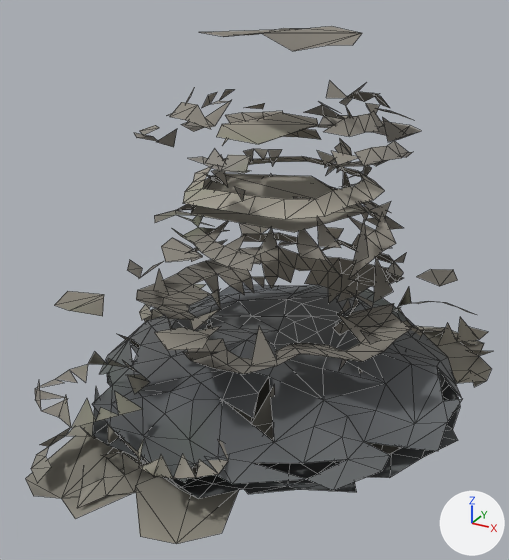
A saved change to the glTF model public/assets/models/searock_c_far.glb.
Rendered twice from a 50 mm camera at (5.01, -9.78, 6.77) aimed at (-0.37, 0.01, 1.88). The axes (+X, +Y, +Z) are drawn at lower right. The lights are the same throughout. The picture after the commit comes second. Mesh edges are drawn as thin lines. Vertices at exactly the same position are counted once.

The first picture shows 'searock_c'.
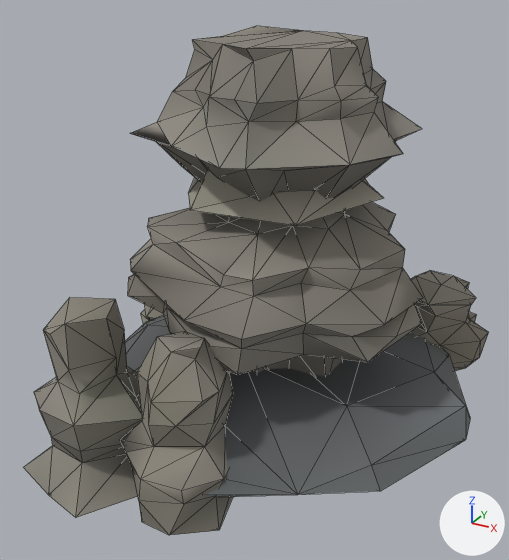
Where the change shows, as pixel boxes (x1, y1, x2, y2) in the pictures (509 x 560 px):
'searock_c', reshaped: before (25, 26, 493, 544); after (23, 26, 489, 535)
part 1 of me_searock_c_main, rebuilt (mostly hidden before): before (108, 324, 400, 454); after (125, 315, 470, 497)
part 2 of me_searock_c_main, rebuilt: before (183, 156, 385, 219); after (189, 169, 383, 226)
part 3 of me_searock_c_main, rebuilt: before (394, 287, 488, 346); after (411, 270, 489, 371)
part 4 of me_searock_c_main, added: after (128, 26, 423, 376)
part 5 of me_searock_c_main, added: after (23, 297, 142, 517)
part 6 of me_searock_c_main, added: after (120, 331, 233, 535)
part 7 of me_searock_c_main, added (mostly hidden): after (141, 305, 163, 324)
part 8 of me_searock_c_main, deleted: before (55, 81, 457, 479)
part 9 of me_searock_c_main, deleted: before (25, 84, 493, 544)
part 10 of me_searock_c_main, deleted: before (200, 26, 362, 51)

The edits, one by one:
me_searock_c_main is used by ob_searock_c; location (0.0, 0.0, 0.0).
me_searock_c_main had 1256 vertices, 1193 faces and spanned x -4.38..3.4, y -4.02..4.56, z -1.06..6.01.
me_searock_c_main now has 517 vertices, 1006 faces and spans x -4.33..3.51, y -4.0..4.22, z -0.82..5.96.
me_searock_c_main part 1: the loose piece of 159 vertices spanning x -2.74..2.82, y -2.82..2.8, z -0.33..0.98 is rebuilt with 56 vertices and now spans x -3.22..3.51, y -3.36..3.63, z -0.82..1.08, in mat_rock_wet.
me_searock_c_main part 2: the loose piece of 36 vertices spanning x -1.57..1.63, y -1.43..1.73, z 3.59..3.78 is rebuilt with 23 vertices and now spans x -1.56..1.69, y -1.36..1.75, z 3.47..4.47.
me_searock_c_main part 3: the loose piece of 31 vertices spanning x 0.98..3.1, y 2.21..4.21, z -0.07..0.7 is rebuilt with 47 vertices and now spans x 1.03..3.11, y 2.22..4.22, z -0.53..1.22.
me_searock_c_main part 4: a new loose piece of 250 vertices spanning x -2.69..2.73, y -2.71..2.82, z -0.17..5.96, in mat_rock_stack.
me_searock_c_main part 5: a new loose piece of 47 vertices spanning x -2.65..-0.45, y -4.0..-1.74, z -0.52..2.34, in mat_rock_stack.
me_searock_c_main part 6: a new loose piece of 47 vertices spanning x -0.93..0.87, y -3.69..-2.01, z -0.5..2.19, in mat_rock_stack.
me_searock_c_main part 7: a new loose piece of 47 vertices spanning x -4.33..-2.21, y 0.99..3.19, z -0.5..1.18, in mat_rock_stack.
me_searock_c_main part 8: 64 loose pieces with 310 vertices, spanning x -4.38..2.4, y -3.6..3.53, z -0.35..5.43, are deleted.
me_searock_c_main part 9: 709 vertices removed from x -4.28..3.4, y -4.02..4.56, z -1.06..5.0.
me_searock_c_main part 10: 11 vertices removed from x -1.11..1.25, y -1.15..1.23, z 5.77..6.01.
